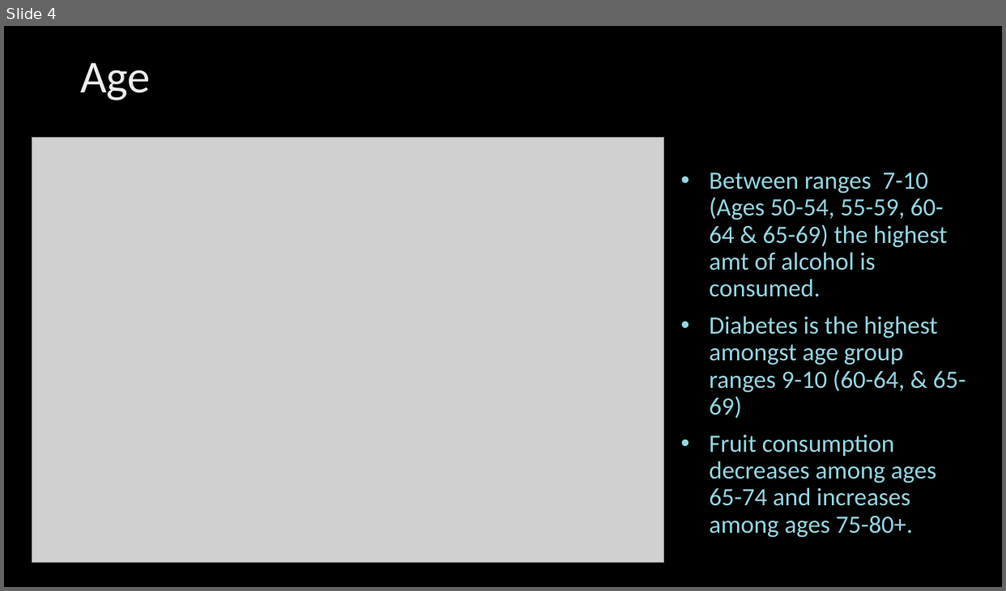
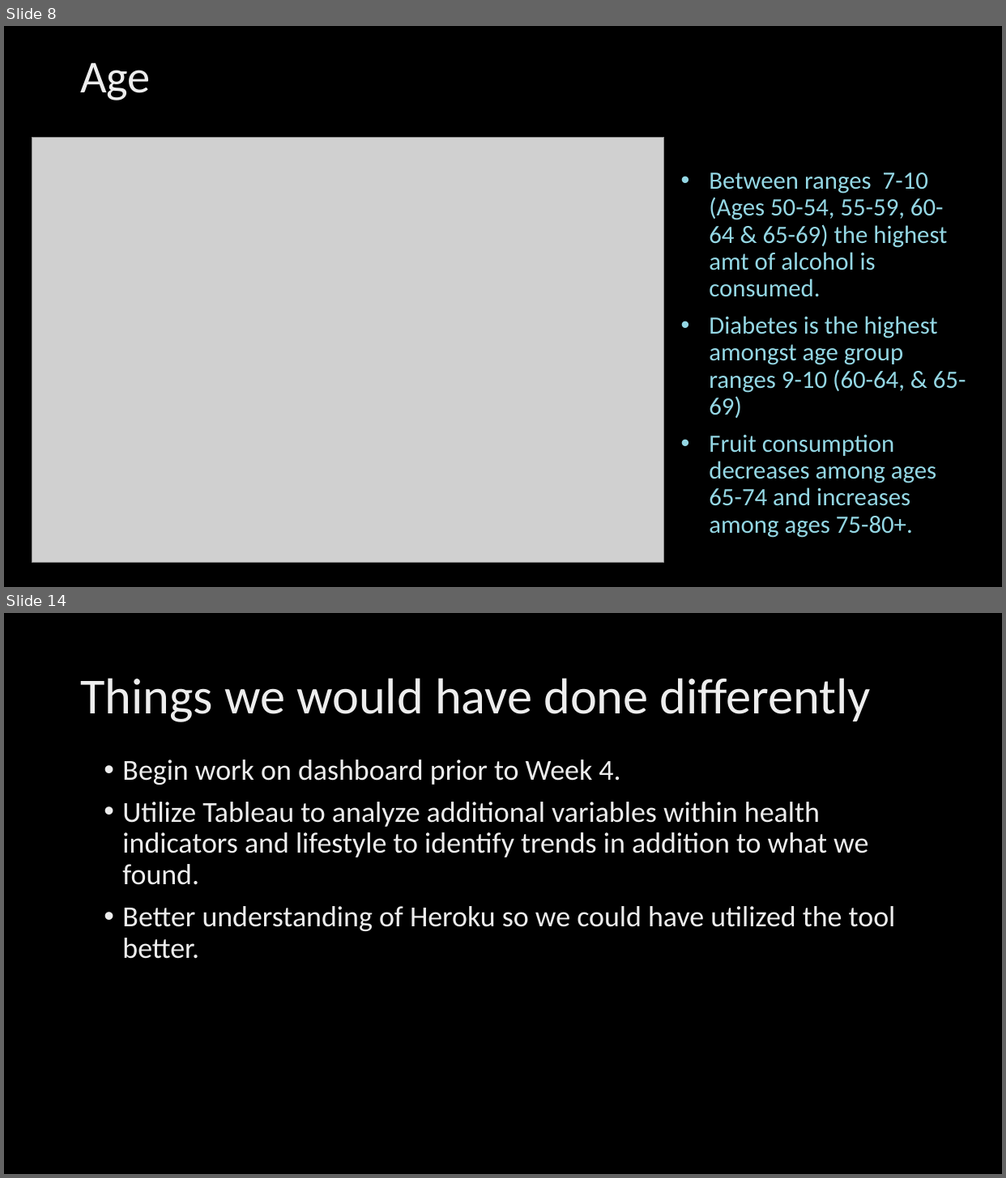
Before and after one commit to Rosedragon87/Capstone_Project_2021, a slide deck: Data_Science_Capstone_2021.pptx. Shown one above the other, each under a label of ours: slide 4 before the commit, slides 8 and 14 after it; the slides between them are not shown. The pictures are 1006x591 and 1006x1178 pixels, drawn with LibreOffice and Linux fonts; fonts in the diff are those of the drawing; grey boxes stand for pictures; background and template pictures are left out. Boxes give left, top, right and bottom in pixels: in the first picture for what was removed or moved away, otherwise in the second. Text is boxed around its words. In the diff, an @@ line names an element or a change of style, - is before the commit and + after.

```diff
--- a/Data_Science_Capstone_2021.pptx
+++ b/Data_Science_Capstone_2021.pptx
@@ slide 14 added at bbox=[4, 613, 1002, 1174], background picture (left out) @@
@@ title added at bbox=[80, 678, 871, 722], 48.6 pt, text gradient #BFBFBF to #EDEDED to #FFFFFF @@
+Things we would have done differently
@@ text added at bbox=[122, 760, 896, 959], 28 pt, text gradient #BFBFBF to #EDEDED to #FFFFFF @@
+• Begin work on dashboard prior to Week 4.
+• Utilize Tableau to analyze additional variables within health indicators and lifestyle to identify trends in addition to what we found.
+• Better understanding of Heroku so we could have utilized the tool better.
@@ what was slide 4 is now slide 8 @@
```
Also in this commit, not shown: 5 slides changed, 8 other slides added, 12 slides removed.
